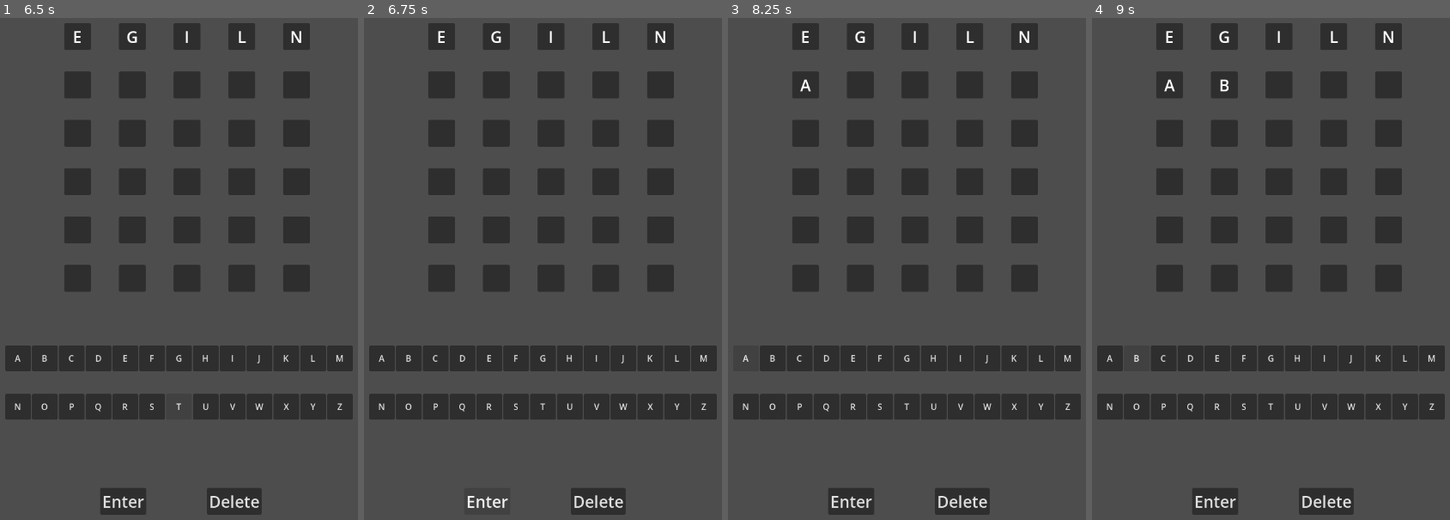
Above: before the commit, frames 1-4 (left to right).
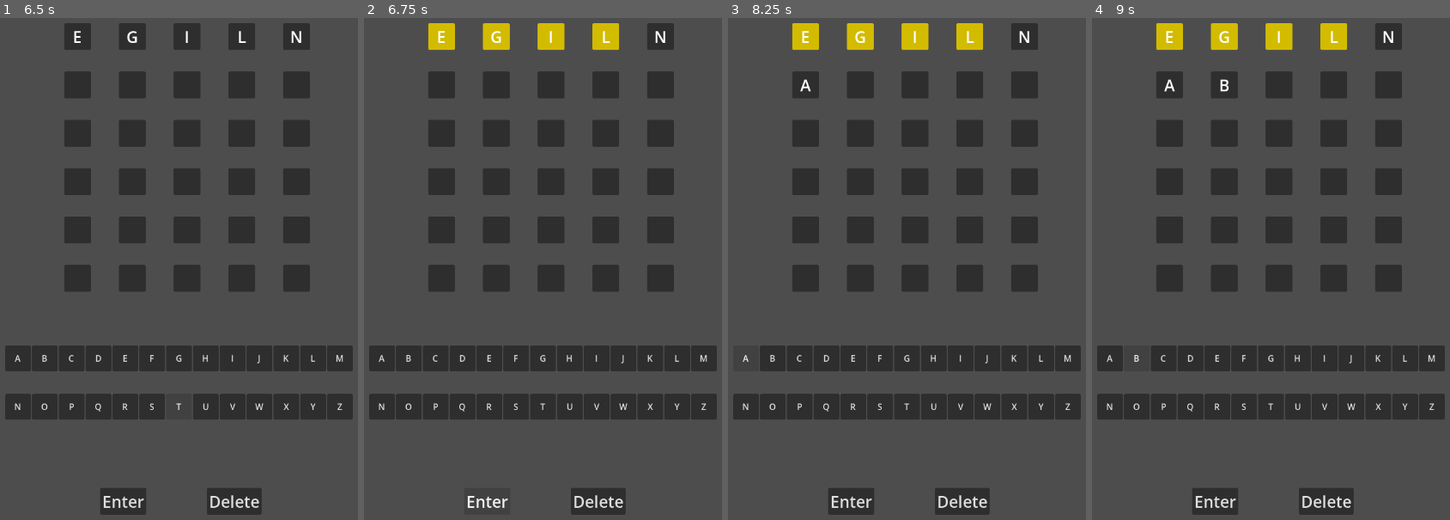
Above: after the commit, the same moments.

Repository: 4lugo7/wordle-godot
Game: Godot game, scene res://main.tscn
Two runs of this game, one before a commit and one after it. Both use one fixed random seed, a clock stepped at 60 frames per second and the inputs below.
Inputs:
- Up to frame 1 (6.5 s): click "E" at 0.5 s; click "G" at 1.25 s; click "I" at 2 s; click "L" at 2.75 s; click "N" at 3.5 s; click "O" at 4.25 s; click "S" at 5 s; click "T" at 5.75 s
- Up to frame 2 (6.75 s): click "Enter" at 6.5 s
- Up to frame 3 (8.25 s): click "Enter" at 7.25 s; click "A" at 8 s
- Up to frame 4 (9 s): click "B" at 8.75 s

Frame 1 is identical in both runs. In frame 2, 1.5% of the frame differs, in the area x 17-72%, y 1-7%; in frame 3, 1.5%; in frame 4, 1.5%.

Commit message:
Game Function almost done
missing the fact that if the same letter twice it should do it as often as there is the letter in the actual word, missing a randomised word

Diff:
--- a/main.gd
+++ b/main.gd
@@ -7,11 +7,11 @@
 @onready var color_rect: ColorRect = $Panel/ColorRect
 
 
-
+signal ui_accept
 var alphabet : Array[String] = []
 var posx = 0
 var posy = 0
-var word = ["S", "T", "O", "N", "E"]
+var word = ["L", "E", "G", "I", "T"]
 
 # Called when the node enters the scene tree for the first time.
 func _ready() -> void:
@@ -60,7 +60,16 @@
 
 # Called every frame. 'delta' is the elapsed time since the previous frame.
 func _process(delta: float) -> void:
-	pass
+	if Input.is_action_just_pressed('ui_accept'):
+		enter_pressed()
+
+	if Input.is_action_just_pressed('ui_text_backspace'):
+		delete_pressed()
+
+func _input(event: InputEvent) -> void:
+	if event is InputEventKey and event.keycode in range(65, 91):
+		if event.pressed:
+			button_pressed(event.keycode)
 
 func button_pressed(index : int):
 	if posx == 0:
@@ -125,6 +134,11 @@
 				var style = panels.get_child(i + 5 * posy).get_theme_stylebox("panel").duplicate()
 				style.bg_color = Color(0.139, 0.584, 0.137, 1.0)
 				panels.get_child(i + 5 * posy).add_theme_stylebox_override("panel", style)
+			elif word.has(pnls_array[i + 5 * posy].get_child(0).text):
+				var style = panels.get_child(i + 5 * posy).get_theme_stylebox("panel").duplicate()
+				style.bg_color = Color(0.827, 0.733, 0.0, 1.0)
+				panels.get_child(i + 5 * posy).add_theme_stylebox_override("panel", style)
+
 		posx = 0
 		posy += 1
 
